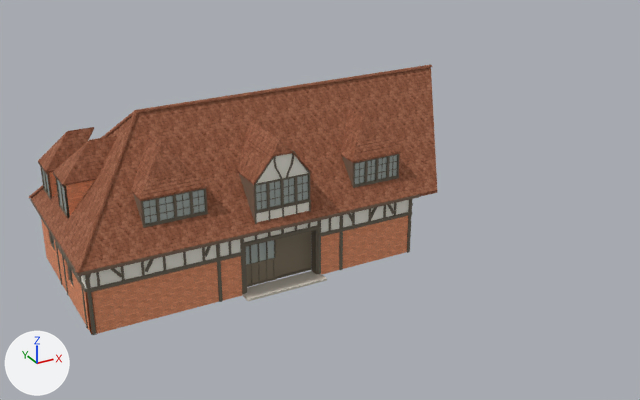
Before and after pictures for a commit that changed the glTF model projects/shanghai/data/audit/sassoon-villa-service-wing-v1/working-geometry/full-source.glb.
Both versions are drawn from a camera (50 mm lens) standing at (-6.4, -30.1, 18.6) and looking at (12.3, 4.0, 1.6). Lighting does not change. The marker at lower left points along +X, +Y and +Z. The first picture is the older version. Vertices at exactly the same position are counted once.

In view in the first picture: '沙逊别墅辅楼院面木构与老虎窗'.
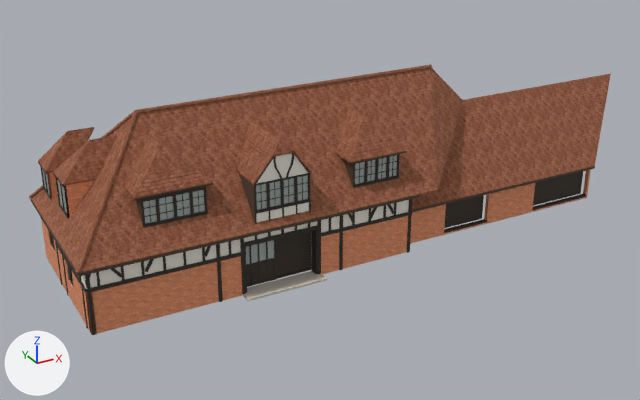
The change, as a list of edits to the scene's bpy script:
```text
Change mat_eves___dark_stained_doors:
    mat_eves___dark_stained_doors.base_color: (0.211, 0.168, 0.111) -> (0.036, 0.025, 0.016)  # brown #7f725e -> brown #352c22
Change me_mesh_0:
    used by ob_沙逊别墅辅楼院面木构与老虎窗; location = (0.0, 0.0, 0.0)
    remove me_mesh_0.from_pydata(...)  # 11452 vertices, 19252 faces; spans x -0.4..18.2, y -0.6..7.8, z 0.0..7.5
    add me_mesh_0.from_pydata(...)  # 11688 vertices, 19628 faces; spans x -0.4..30.2, y -0.6..7.8, z 0.0..7.5
    me_mesh_0 part 1: a new loose piece, a box spanning x 17.215..19.805, y 0.633..0.84, z 0.1..0.19, in mat_eves___dark_oak_framing (brown #322b23)
    me_mesh_0 part 2: a new loose piece, a box spanning x 22.701..26.325, y 0.633..0.84, z 0.1..0.19, in mat_eves___dark_oak_framing (brown #322b23)
    me_mesh_0 part 3: a new loose piece, a box spanning x 17.227..19.793, y 1.03..1.08, z 0.13..1.758, in mat_eves___dark_stained_doors (brown #352c22)
    me_mesh_0 part 4: a new loose piece, a box spanning x 22.713..26.313, y 1.03..1.08, z 0.13..1.758, in mat_eves___dark_stained_doors (brown #352c22)
    me_mesh_0 part 5: 247 loose pieces with 2016 vertices, spanning x 2.6..14.3, y 0.3..2.8, z 4.9..6.4, are deleted
    me_mesh_0 part 6: 291 vertices moved from x 2.5..14.3, y 0.0..2.5, z 4.8..6.6 to x 2.3..14.3, y 0.0..2.5, z 4.8..6.6; 760 vertices removed from x 2.5..14.3, y 0.3..3.0, z 4.7..6.6; 2944 vertices added at x 2.3..30.2, y -0.2..3.7, z 0.0..7.3
    other edits to the shape of me_mesh_0 do not show in these pictures
```

Where the change shows, as pixel boxes [x1, y1, x2, y2] in the pictures (640 x 400 px):
'沙逊别墅辅楼院面木构与老虎窗', recoloured, reshaped (43% wider): before [29, 64, 437, 335]; after [29, 64, 611, 335]
part 1 of me_mesh_0, added: after [444, 219, 487, 233]
part 2 of me_mesh_0, added: after [532, 194, 586, 210]
part 3 of me_mesh_0, added: after [444, 195, 484, 228]
part 4 of me_mesh_0, added: after [533, 171, 583, 206]
part 5 of me_mesh_0, deleted: before [133, 127, 398, 198]
part 6 of me_mesh_0, built on: before [82, 67, 437, 270]; after [133, 67, 611, 244]
